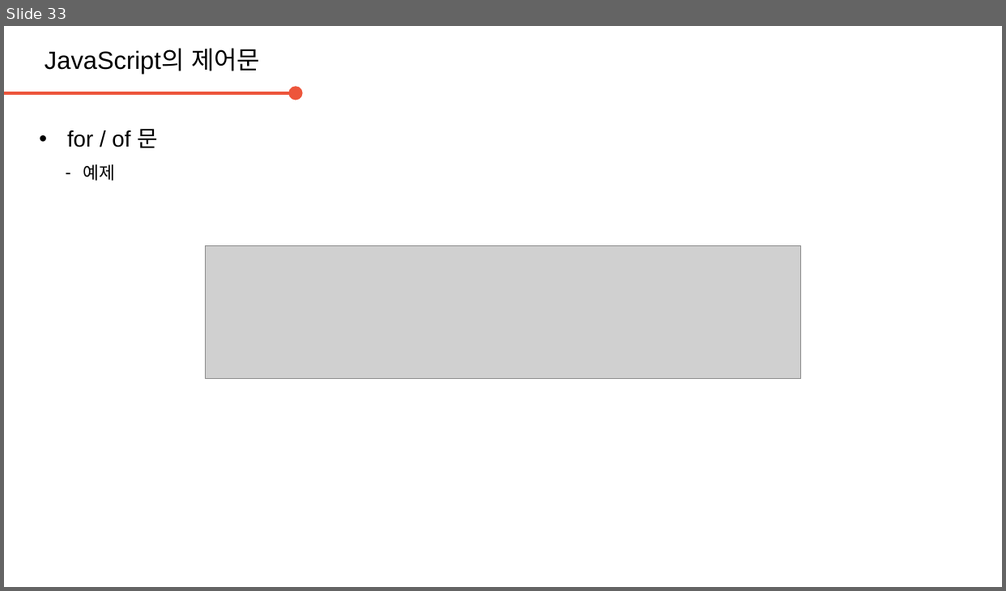
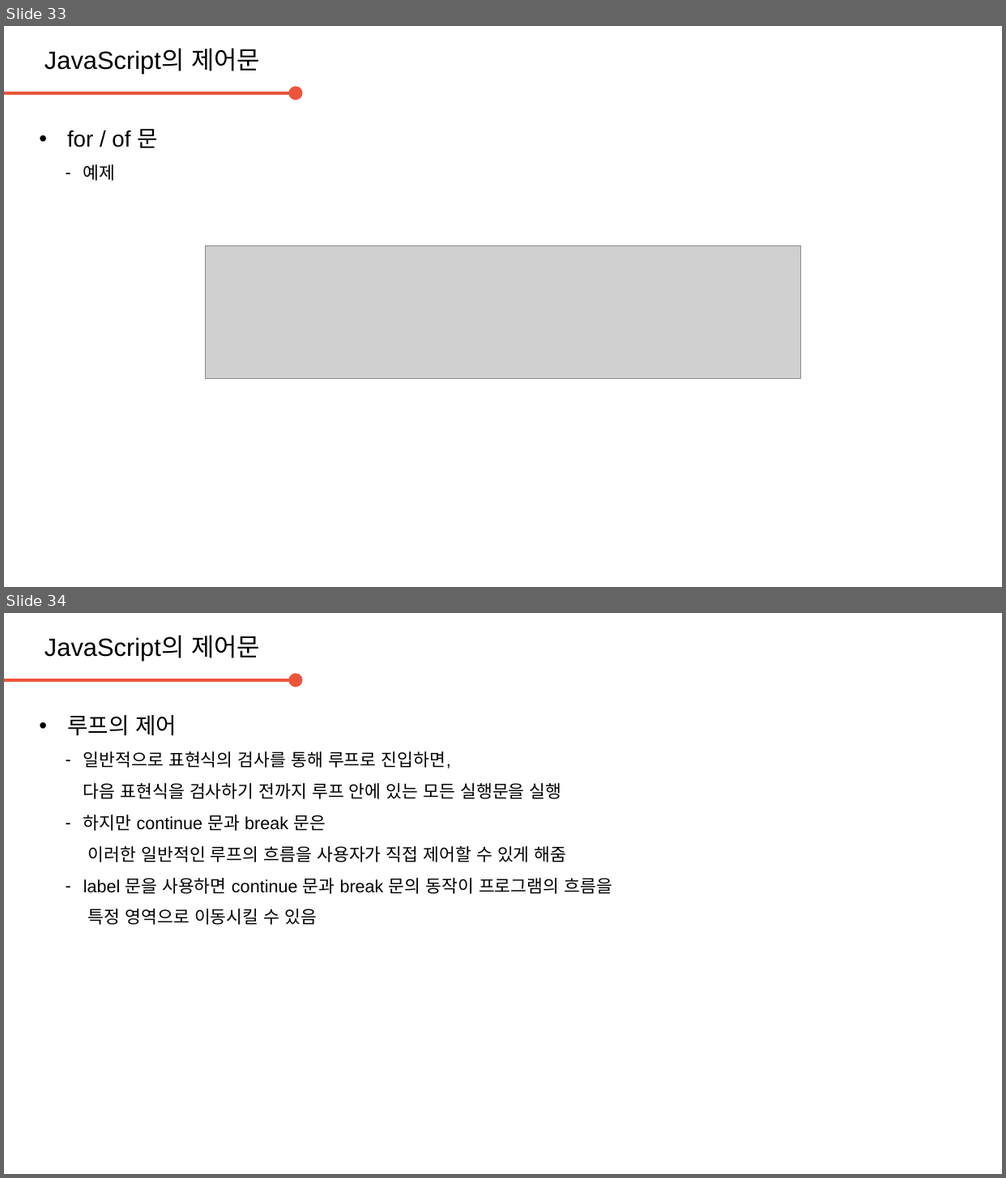
Before and after one commit to daegukdo/GCWM, a slide deck: 33/200820_JavaScript_control_flow.pptx. Shown one above the other, each under a label of ours: slide 33 before the commit, slides 33 and 34 after it. The pictures are 1006x591 and 1006x1178 pixels, drawn with LibreOffice and Linux fonts; fonts in the diff are those of the drawing; grey boxes stand for pictures; background and template pictures are left out. Boxes give left, top, right and bottom in pixels: in the first picture for what was removed or moved away, otherwise in the second. Text is boxed around its words. In the diff, an @@ line names an element or a change of style, - is before the commit and + after.

Commit message:
get coding with me  - edit JavaScript resource (control flow)  - add JavaScript resource (array)

```diff
--- a/33/200820_JavaScript_control_flow.pptx
+++ b/33/200820_JavaScript_control_flow.pptx
@@ slide 34 added at [4,613,1002,1174], background #FFFFFF @@
@@ text added at [44,635,260,660], 20 pt, text #000000 @@
+JavaScript의 제어문
@@ arrow added from (4, 680) to (296, 680), #ED553B 2.25 pt @@
@@ text added at [67,715,612,925], 14 pt, text #000000 @@
+• 루프의 제어
+  – 일반적으로 표현식의 검사를 통해 루프로 진입하면,
+    다음 표현식을 검사하기 전까지 루프 안에 있는 모든 실행문을 실행
+  – 하지만 continue 문과 break 문은
+    이러한 일반적인 루프의 흐름을 사용자가 직접 제어할 수 있게 해줌
+  – label 문을 사용하면 continue 문과 break 문의 동작이 프로그램의 흐름을
+    특정 영역으로 이동시킬 수 있음
```
Also in this commit, not shown: 7 other slides added, 1 slide removed, 4 other files.
